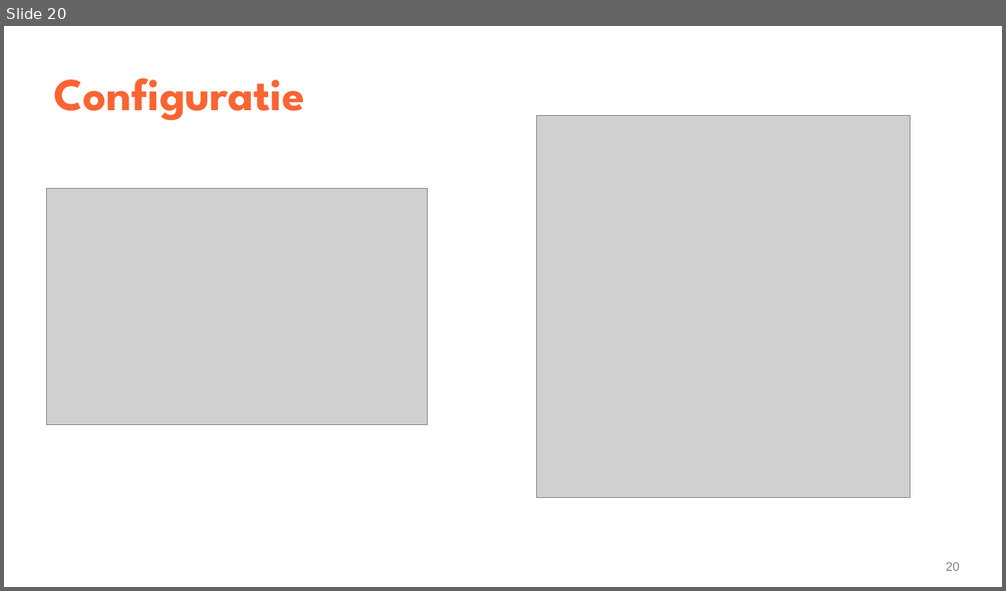
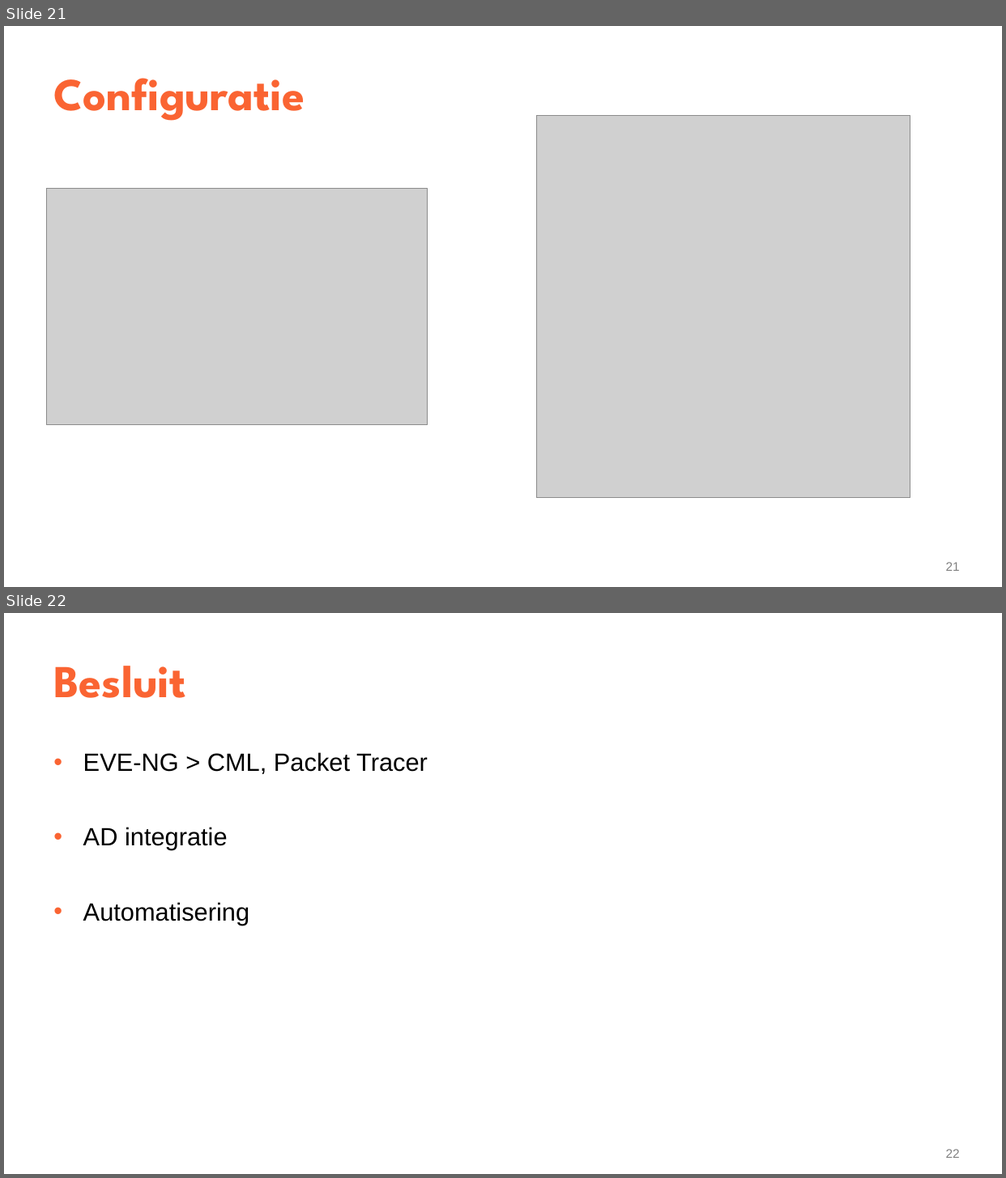
Before and after one commit to YenteLens/ylbachelorproef, a slide deck: Presentatie/eindpresentatie.pptx. Shown one above the other, each under a label of ours: slide 20 before the commit, slides 21 and 22 after it. The pictures are 1006x591 and 1006x1178 pixels, drawn with LibreOffice and Linux fonts; fonts in the diff are those of the drawing; grey boxes stand for pictures. Boxes give left, top, right and bottom in pixels: in the first picture for what was removed or moved away, otherwise in the second. Text is boxed around its words. In the diff, an @@ line names an element or a change of style, - is before the commit and + after.

```diff
--- a/Presentatie/eindpresentatie.pptx
+++ b/Presentatie/eindpresentatie.pptx
@@ slide 22 added at bbox=[4, 613, 1002, 1174], background #FFFFFF @@
@@ title added at bbox=[53, 666, 186, 698], 44 pt, text #FA6432, bold @@
+Besluit
@@ text added at bbox=[83, 752, 428, 925], 24 pt, text #000000 @@
+  • EVE-NG > CML, Packet Tracer
+  • AD integratie
+  • Automatisering
@@ page number added at bbox=[946, 1149, 960, 1158], 12 pt, text #808080 @@
+22
@@ what was slide 20 is now slide 21 @@
@@ page number at bbox=[946, 562, 960, 571]: text changed @@
-20
+21
```
Also in this commit, not shown: 4 slides changed, 1 other slide added, 1 slide removed.
